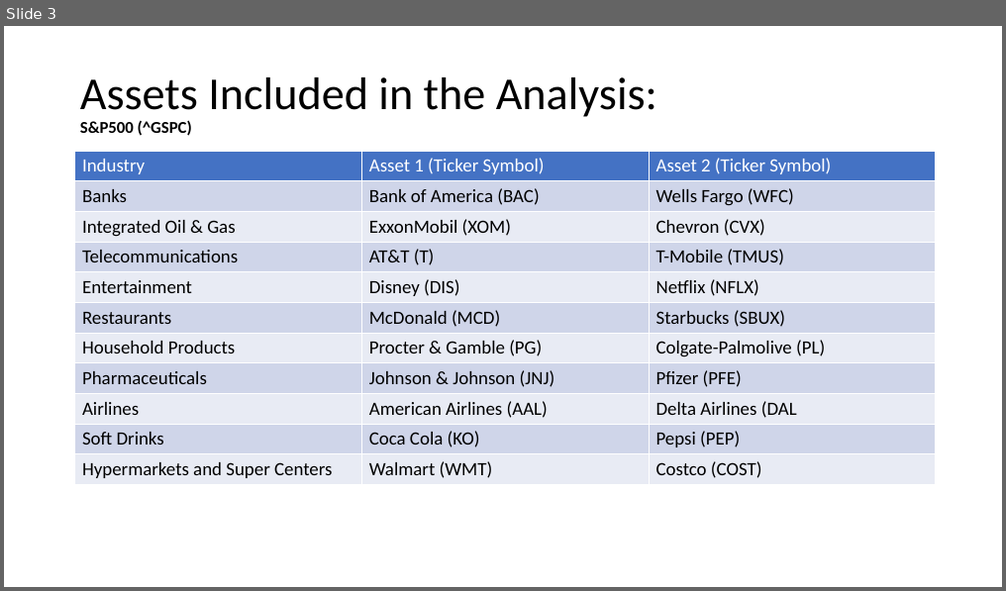
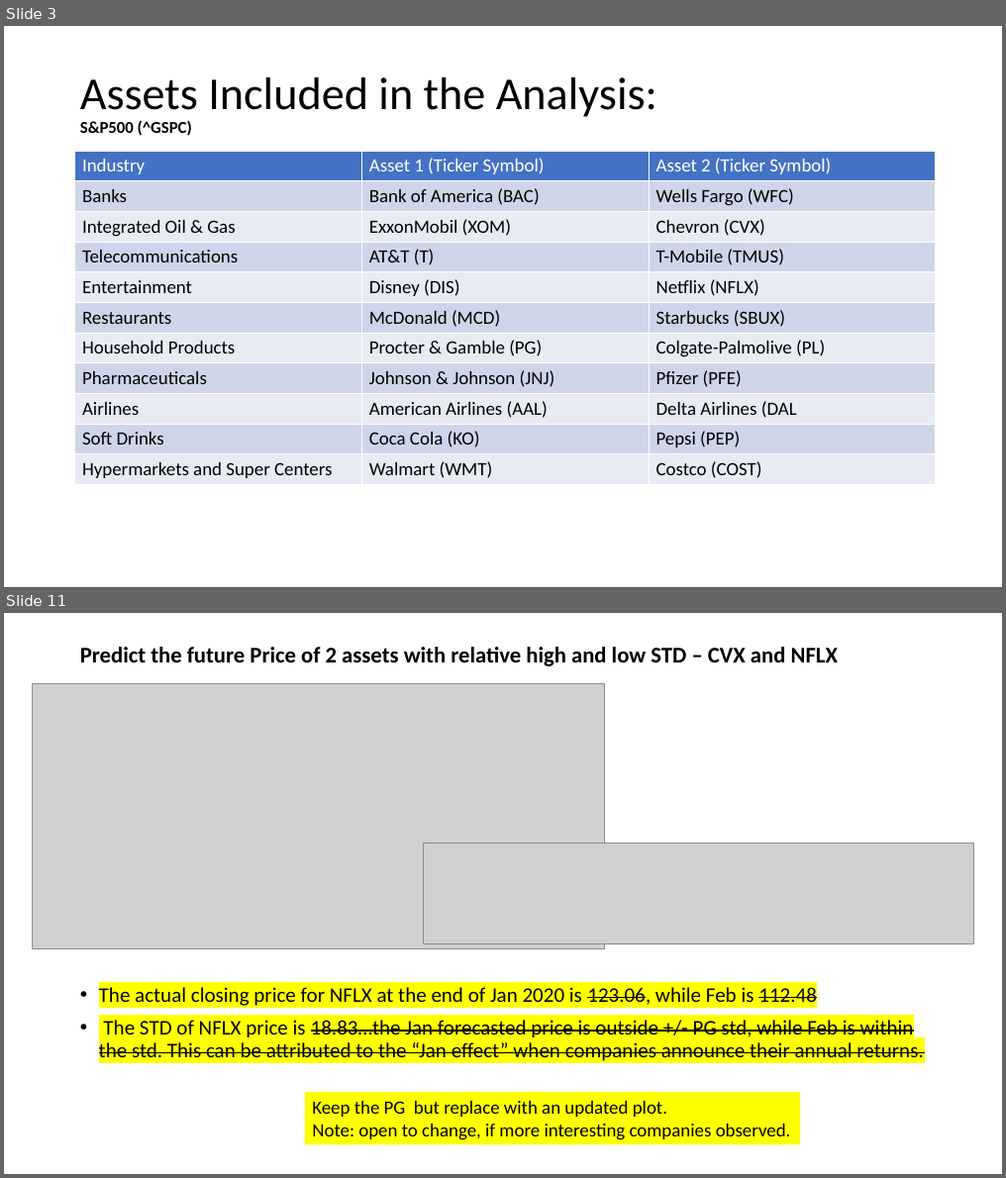
Before and after one commit to claybeaver/Group9_Project1, a slide deck: Final_Presentation.pptx. Shown one above the other, each under a label of ours: slide 3 before the commit, slides 3 and 11 after it; the slides between them are not shown. The pictures are 1006x591 and 1006x1178 pixels, drawn with LibreOffice and Linux fonts; fonts in the diff are those of the drawing; grey boxes stand for pictures. Boxes give left, top, right and bottom in pixels: in the first picture for what was removed or moved away, otherwise in the second. Text is boxed around its words. In the diff, an @@ line names an element or a change of style, - is before the commit and + after.

Commit message:
Swap PG with NFLX, add describe method to confirm the numbers, output them in csv and added to presentation. Draft of Final PPT.

```diff
--- a/Final_Presentation.pptx
+++ b/Final_Presentation.pptx
@@ slide 11 added at bbox=[4, 613, 1002, 1174], background #FFFFFF @@
@@ title added at bbox=[80, 647, 838, 666], 21.6 pt, text #000000, bold @@
+Predict the future Price of 2 assets with relative high and low STD – CVX and NFLX
@@ picture added at bbox=[33, 683, 605, 949] @@
@@ picture added at bbox=[423, 843, 973, 944] @@
@@ text added at bbox=[99, 987, 923, 1061], 20 pt, text #000000, strikethrough @@
+• The actual closing price for NFLX at the end of Jan 2020 is 123.06, while Feb is 112.48
+• The STD of NFLX price is 18.83…the Jan forecasted price is outside +/- PG std, while Feb is within the std. This can be attributed to the “Jan effect” when companies announce their annual returns.
@@ rectangle added at bbox=[305, 1092, 801, 1146], fill #FFFF00, 18 pt, text #000000 @@
+Keep the PG but replace with an updated plot.
+Note: open to change, if more interesting companies observed.
```
Also in this commit, not shown: 1 slide changed, 8 other slides added, 16 other files.
